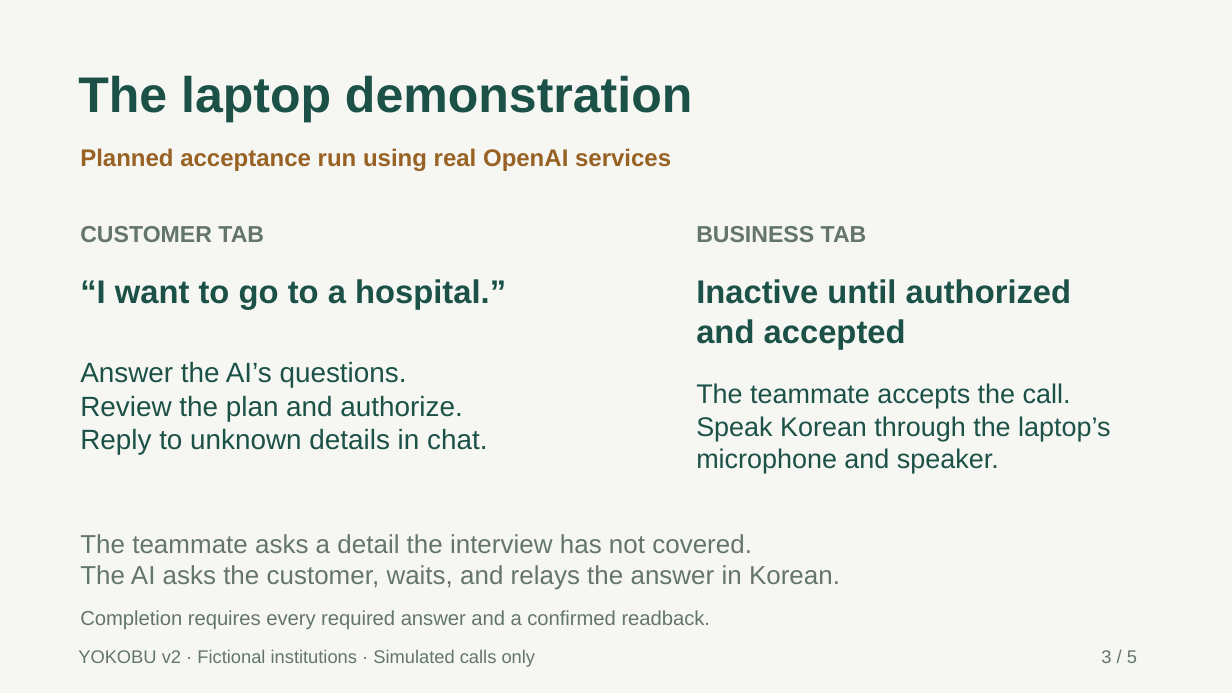
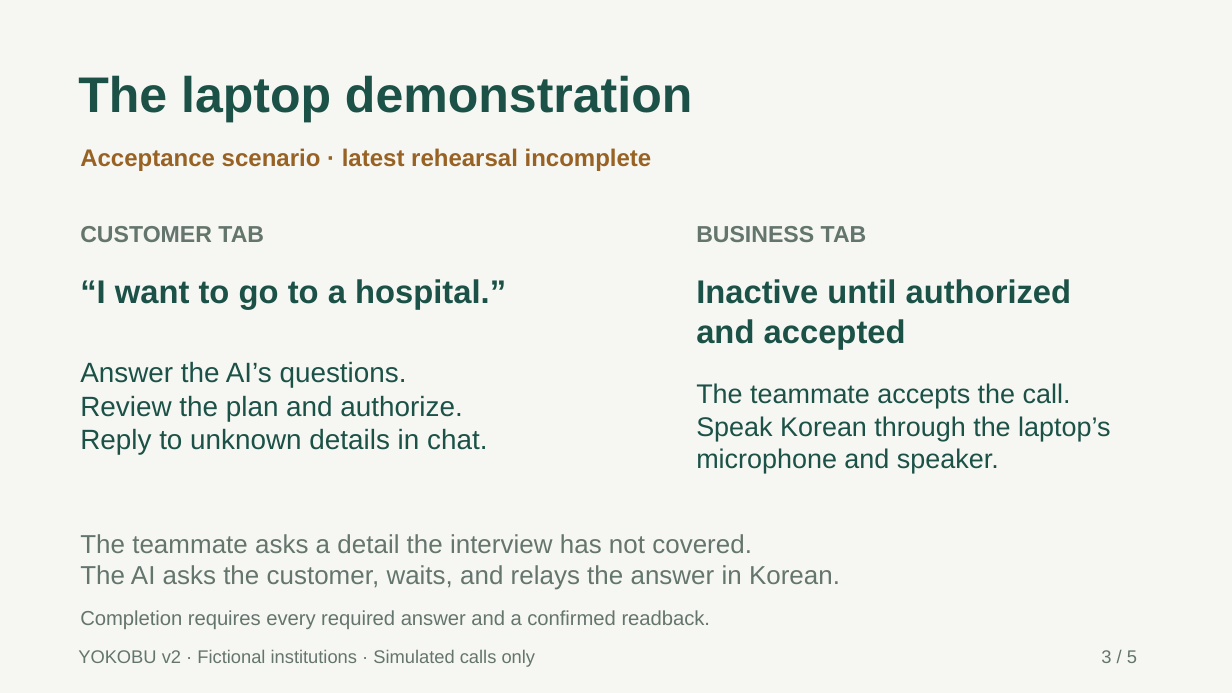
Before and after one commit to yeriqqen/kakao-ai-ralphthon-2026, a slide deck: slide 3 of submission/v2/slides.pptx. Drawn at 1232x693 pixels with LibreOffice and Linux fonts; fonts in the diff are those of the drawing. Boxes give left, top, right and bottom in pixels: in the first picture for what was removed or moved away, otherwise in the second. Text is boxed around its words. In the diff, an @@ line names an element or a change of style, - is before the commit and + after.

```diff
--- a/submission/v2/slides.pptx
+++ b/submission/v2/slides.pptx
@@ text at bbox=[80, 148, 652, 171]: text changed @@
-Planned acceptance run using real OpenAI services
+Acceptance scenario · latest rehearsal incomplete
```
Also in this commit, not shown: 1 other slide changed, 27 other files.
